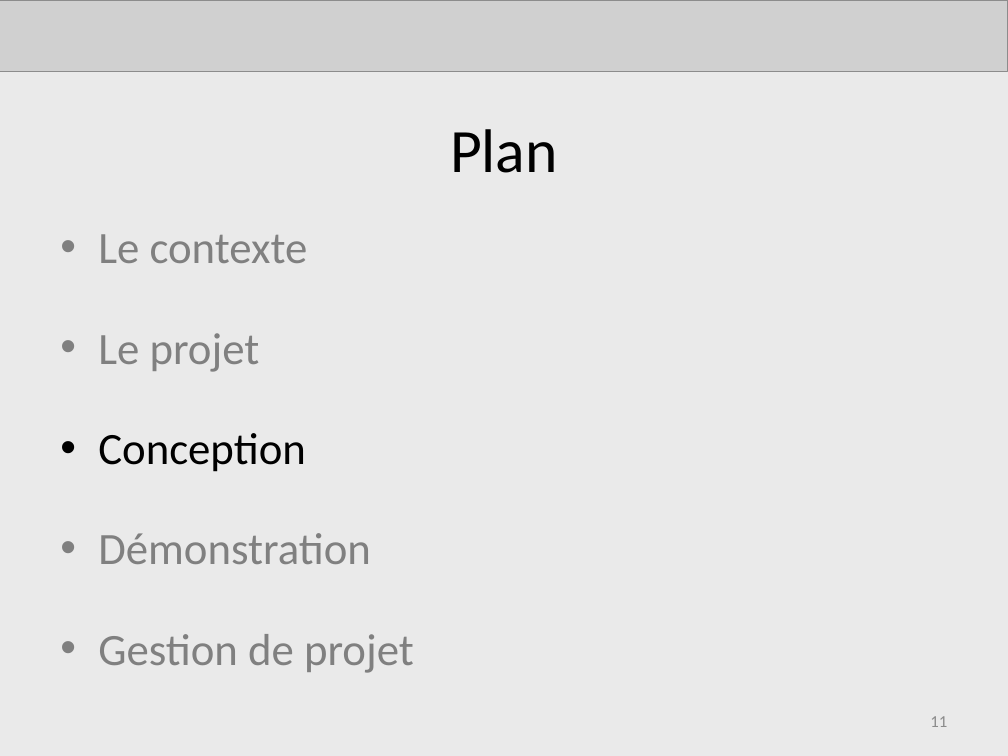
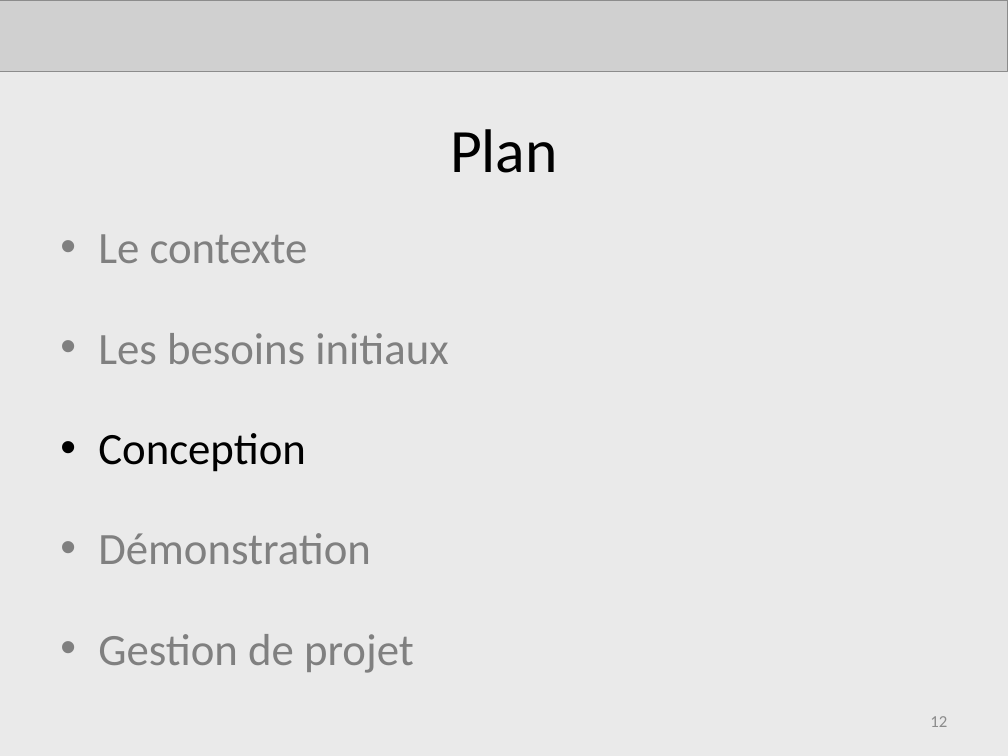
Before and after one commit to AdrienLombard/SimplePass, a slide deck: slide 12 of doc/Présentations/Projet Courchevel - Soutenance finale.pptx (slide 11 before the commit). Drawn at 1008x756 pixels with LibreOffice and Linux fonts; fonts in the diff are those of the drawing; grey boxes stand for pictures. Boxes give left, top, right and bottom in pixels: in the first picture for what was removed or moved away, otherwise in the second. Text is boxed around its words. In the diff, an @@ line names an element or a change of style, - is before the commit and + after.

```diff
--- a/doc/Présentations/Projet Courchevel - Soutenance finale.pptx
+++ b/doc/Présentations/Projet Courchevel - Soutenance finale.pptx
@@ text at (98,333,448,364): text changed @@
-• Le projet
+• Les besoins initiaux
@@ page number at (930,716,947,727): text changed @@
-11
+12
```
Also in this commit, not shown: 7 other slides changed, 2 slides added, 3 slides removed.
